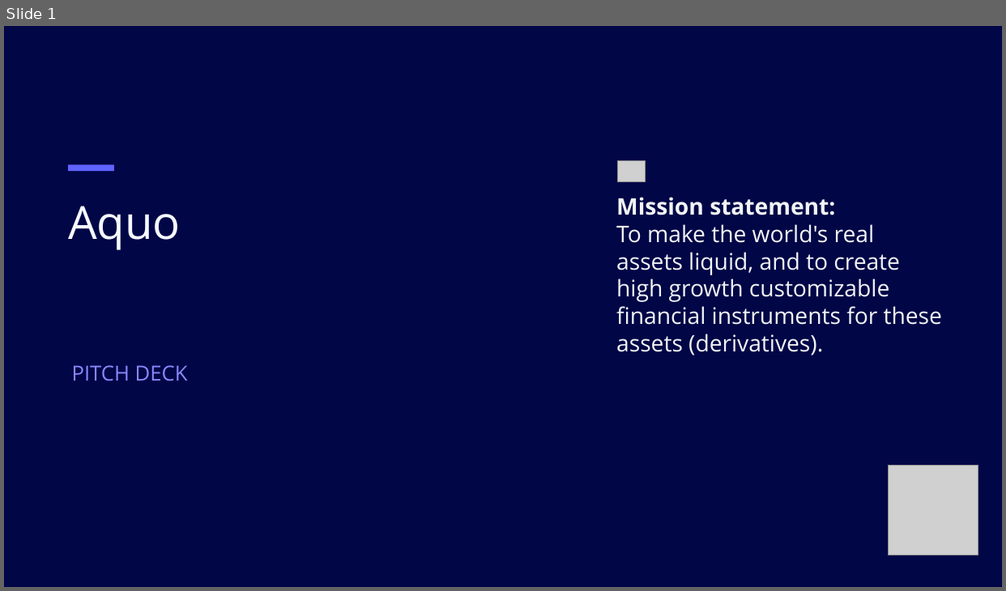
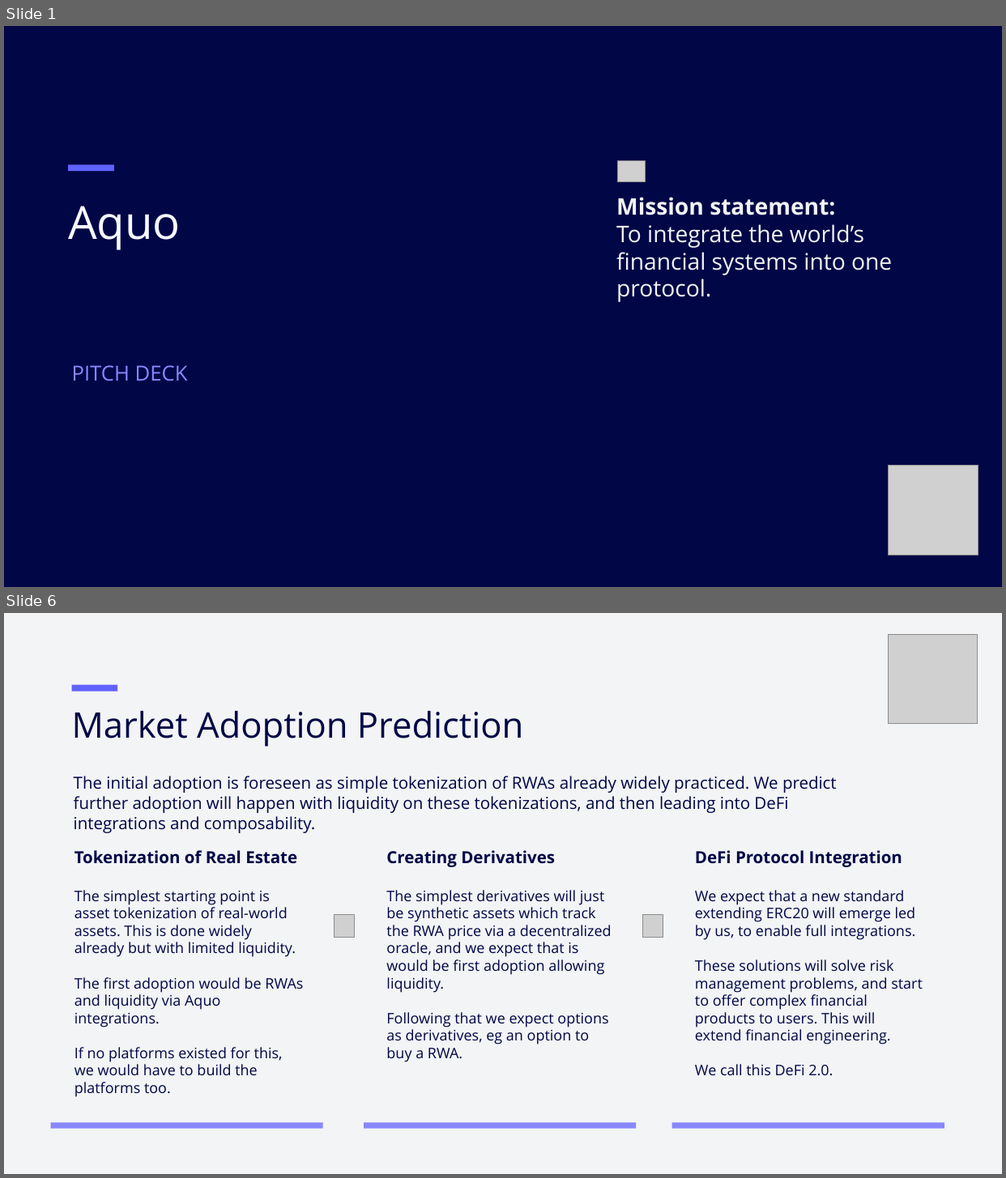
Before and after one commit to cryptotrader2023/aquo, a slide deck: public/aquopitchdeck.pptx. Shown one above the other, each under a label of ours: slide 1 before the commit, slides 1 and 6 after it; the slides between them are not shown. The pictures are 1006x591 and 1006x1178 pixels, drawn with LibreOffice and Linux fonts; fonts in the diff are those of the drawing; grey boxes stand for pictures. Boxes give left, top, right and bottom in pixels: in the first picture for what was removed or moved away, otherwise in the second. Text is boxed around its words. In the diff, an @@ line names an element or a change of style, - is before the commit and + after.

```diff
--- a/public/aquopitchdeck.pptx
+++ b/public/aquopitchdeck.pptx
@@ slide 6 added at (4, 613, 1002, 1174), background #F2F4F5 @@
@@ picture added at (889, 635, 978, 723) @@
@@ rectangle added at (71, 685, 117, 692), fill #6062FF @@
@@ text added at (72, 711, 523, 747), 34 pt, text #000646 @@
+Market Adoption Prediction
@@ text added at (74, 776, 837, 833), 16 pt, text #000646 @@
+The initial adoption is foreseen as simple tokenization of RWAs already widely practiced. We predict further adoption will happen with liquidity on these tokenizations, and then leading into DeFi integrations and composability.
@@ text added at (74, 850, 303, 1097), 14 pt, text #000646 @@
+Tokenization of Real Estate
+The simplest starting point is asset tokenization of real-world assets. This is done widely already but with limited liquidity.
+The first adoption would be RWAs and liquidity via Aquo integrations.
+If no platforms existed for this, we would have to build the platforms too.
@@ text added at (386, 850, 612, 1063), 14 pt, text #000646 @@
+Creating Derivatives
+The simplest derivatives will just be synthetic assets which track the RWA price via a decentralized oracle, and we expect that is would be first adoption allowing liquidity.
+Following that we expect options as derivatives, eg an option to buy a RWA.
@@ text added at (695, 850, 923, 1076), 14 pt, text #000646 @@
+DeFi Protocol Integration
+We expect that a new standard extending ERC20 will emerge led by us, to enable full integrations.
+These solutions will solve risk management problems, and start to offer complex financial products to users. This will extend financial engineering.
+We call this DeFi 2.0.
@@ picture added at (334, 915, 354, 938) @@
@@ picture added at (643, 915, 663, 938) @@
@@ rectangle added at (50, 1122, 323, 1129), fill #8887FC @@
@@ rectangle added at (364, 1122, 637, 1129), fill #8887FC @@
@@ rectangle added at (672, 1122, 945, 1129), fill #8887FC @@
@@ slide 1 changed as well @@
@@ text at (616, 197, 892, 302): text changed @@
-Mission statement:
-To make the world's real assets liquid, and to create high growth customizable financial instruments for these assets (derivatives).
+Mission statement:
+To integrate the world’s financial systems into one protocol.
```
Also in this commit, not shown: 6 other slides changed, 4 other slides added, 5 slides removed, 32 other files.
